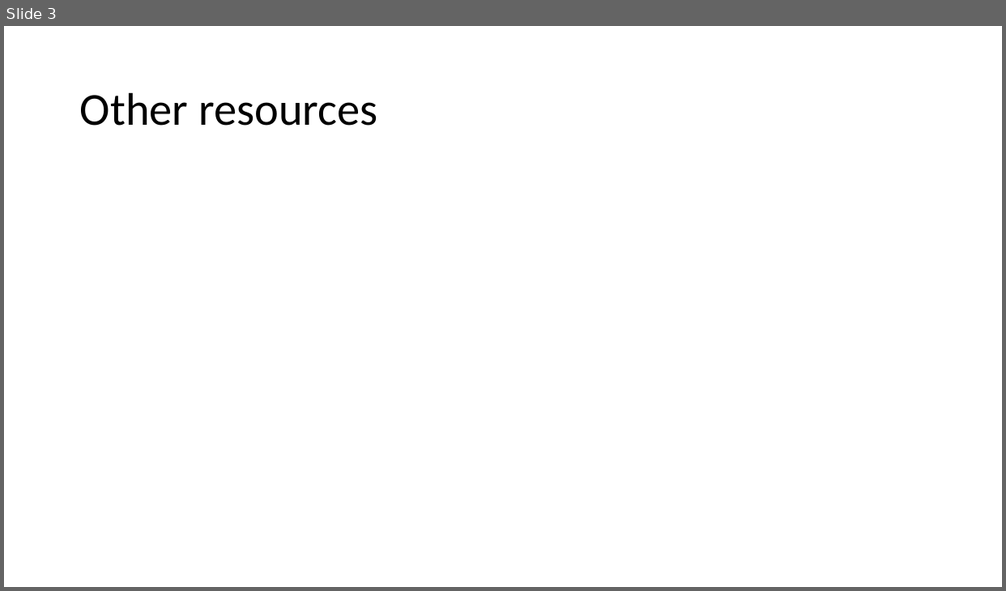
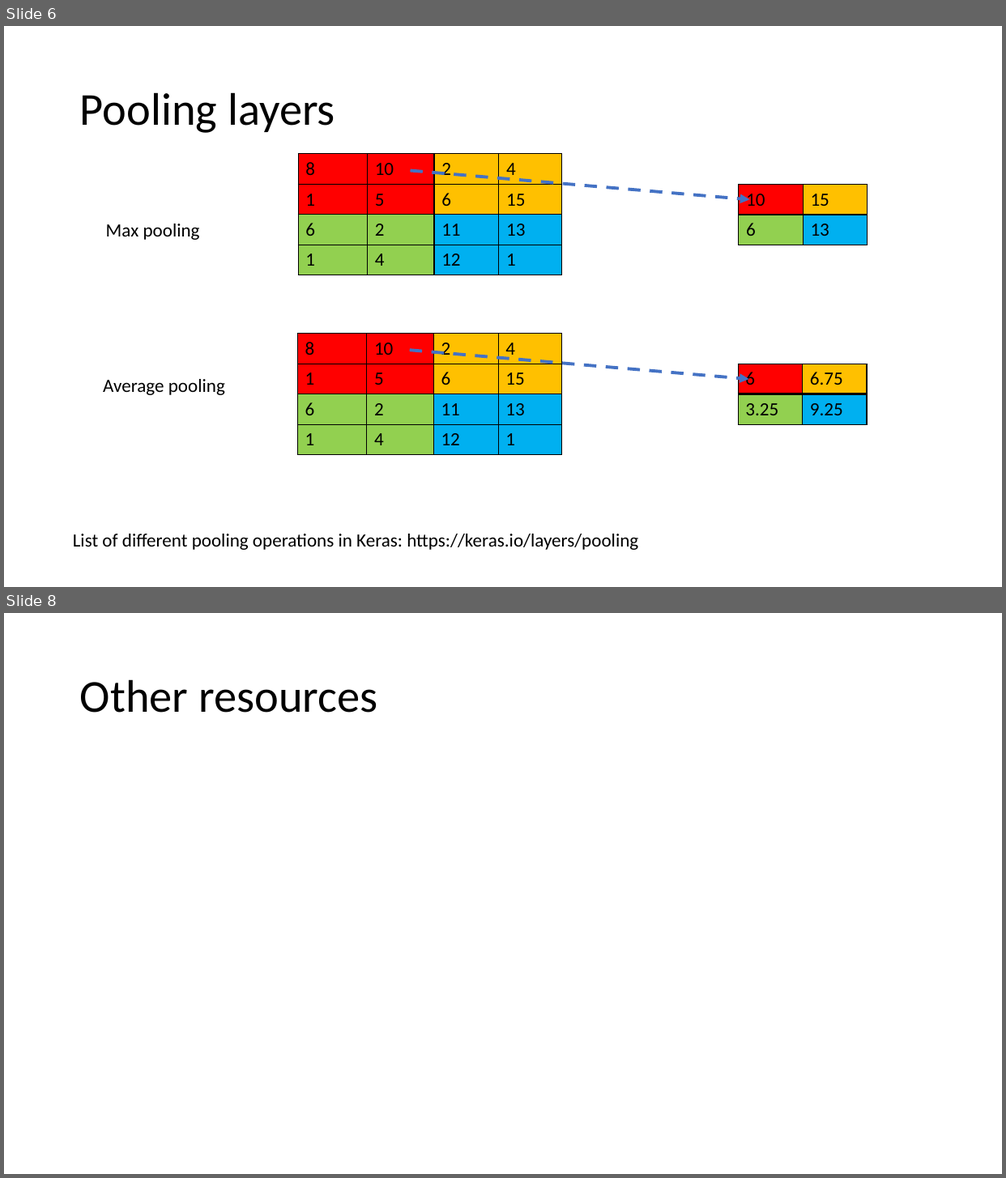
Before and after one commit to vivek14632/Deeplearning, a slide deck: chapter3/Convolutional Neural network.pptx. Shown one above the other, each under a label of ours: slide 3 before the commit, slides 6 and 8 after it; the slides between them are not shown. The pictures are 1006x591 and 1006x1178 pixels, drawn with LibreOffice and Linux fonts; fonts in the diff are those of the drawing. Boxes give left, top, right and bottom in pixels: in the first picture for what was removed or moved away, otherwise in the second. Text is boxed around its words. In the diff, an @@ line names an element or a change of style, - is before the commit and + after.

```diff
--- a/chapter3/Convolutional Neural network.pptx
+++ b/chapter3/Convolutional Neural network.pptx
@@ slide 6 added at <box>4,26,1002,587</box>, background #FFFFFF @@
@@ title added at <box>80,92,335,133</box>, 44 pt, text #000000 @@
+Pooling layers
@@ table added at <box>298,154,561,275</box>, 4 rows, 4 columns @@
+8 | 10 | 2 | 4
+1 | 5 | 6 | 15
+6 | 2 | 11 | 13
+1 | 4 | 12 | 1
@@ arrow added from (411, 170) to (750, 199), #4472C4 3 pt dashed @@
@@ table added at <box>739,184,868,245</box>, 2 rows, 2 columns @@
+10 | 15
+6 | 13
@@ text added at <box>106,224,200,240</box>, 18 pt, text #000000 @@
+Max pooling
@@ table added at <box>297,334,560,455</box>, 4 rows, 4 columns @@
+8 | 10 | 2 | 4
+1 | 5 | 6 | 15
+6 | 2 | 11 | 13
+1 | 4 | 12 | 1
@@ arrow added from (410, 350) to (749, 379), #4472C4 3 pt dashed @@
@@ table added at <box>739,364,867,425</box>, 2 rows, 2 columns @@
+6 | 6.75
+3.25 | 9.25
@@ text added at <box>103,379,225,395</box>, 18 pt, text #000000 @@
+Average pooling
@@ text added at <box>73,534,638,550</box>, 18 pt, text #000000 @@
+List of different pooling operations in Keras: https://keras.io/layers/pooling
@@ what was slide 3 is now slide 8 @@
```
Also in this commit, not shown: 2 slides changed, 4 other slides added.
